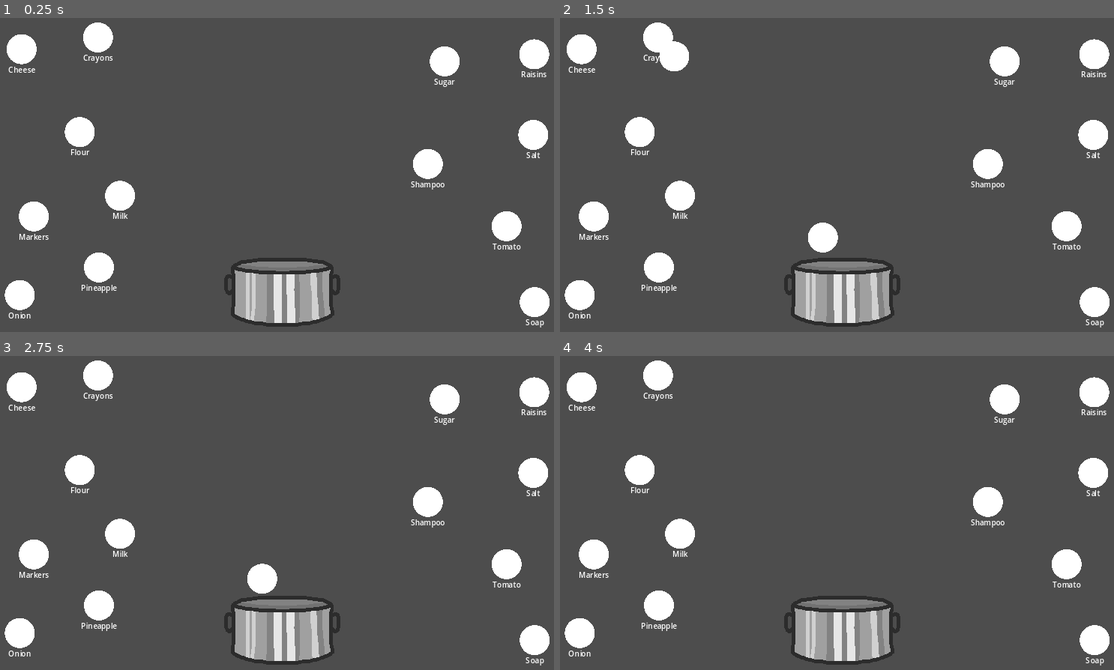
Above: before the commit, frames 1-4 (two rows, left to right).
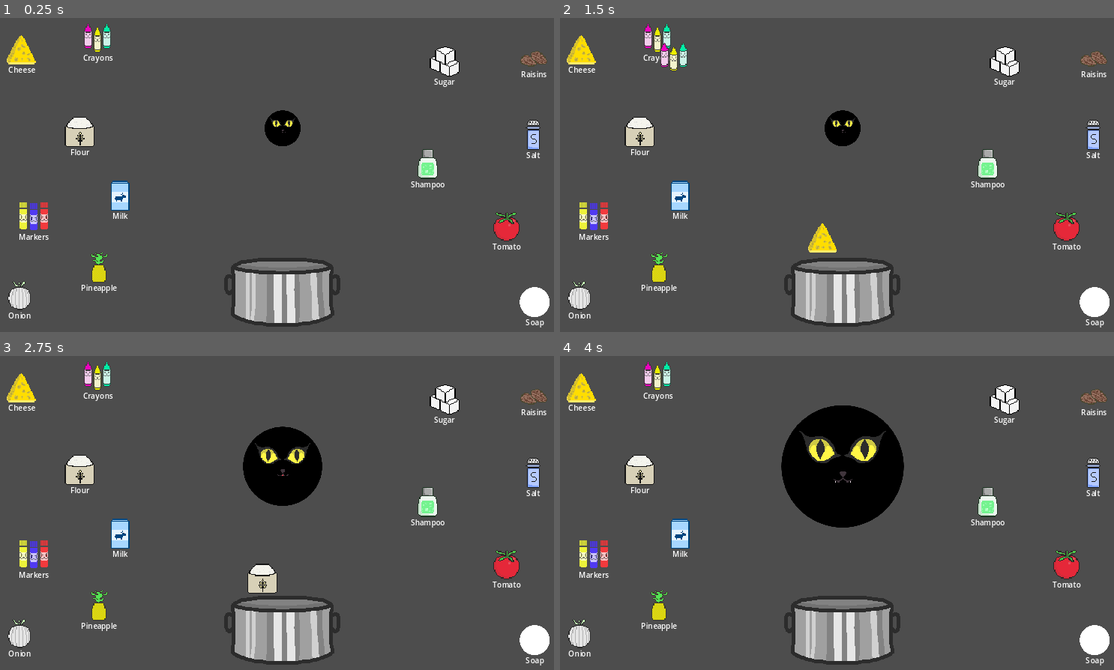
Above: after the commit, the same moments.

Repository: saangosu/Feed-The-Void
Game: Godot game, scene res://levels/main.tscn
Two runs of this game, one before a commit and one after it. Both use one fixed random seed, a clock stepped at 60 frames per second and the inputs below.
Inputs (mouse positions are in pixels of both pictures, inside the frame that each line leads up to):
- Up to frame 1 (0.25 s): no input
- Up to frame 2 (1.5 s): tap Enter at 0.5 s; move the mouse to (582, 52) at 0.52 s; click (582, 52) at 0.67 s; move the mouse to (659, 39) at 1.27 s; click (659, 39) at 1.42 s
- Up to frame 3 (2.75 s): move the mouse to (77, 475) at 2.02 s; click (77, 475) at 2.17 s
- Up to frame 4 (4 s): move the mouse to (593, 556) at 2.77 s; click (593, 556) at 2.92 s; tap Space at 3.5 s; move the mouse to (681, 538) at 3.52 s; click (681, 538) at 3.67 s

The runs differ from the first frame. In frame 1, 5.3% of the frame differs, in the area x 0-100%, y 1-94%; in frame 2, 6.1%; in frame 3, 8.0%; in frame 4, 11%.

Commit message:
a lot of stuff

Diff:
--- a/entities/void_creature.gd
+++ b/entities/void_creature.gd
@@ -5,6 +5,8 @@
 
 var sizePercentage := 1.0
 var animationRate := 1.0
+var food_value := 0
+var has_won = false
 
 func _ready():
 	minSize = scale.y
@@ -20,18 +22,46 @@
 	$MlemTimer.wait_time = randi() % 25 + 10
 	$MlemTimer.start()
 
+
+func _process(delta):
+	if CustomGlobal.isCooking:
+		CustomGlobal.isCooking = false
+		food_value = CustomGlobal.ingredients_value
+		$Mouth.play("Nom")
+		$EatingTimer.start()
+
+
 func _physics_process(delta):
-	if scale.y < maxSize:
-		scale += Vector2(.001, .001)
-		sizePercentage = scale.y * 100 / maxSize
+	if !CustomGlobal.has_won:
+		if food_value > 0:
+			if scale.y < maxSize:
+				scale += Vector2(.002, .002) * 50
+				food_value -= 0.2
+				sizePercentage = scale.y * 100 / maxSize
+			else:
+				CustomGlobal.has_won = true
+			animationRate = 1.1 - (sizePercentage/125)
+		if food_value < 0:
+			if food_value+0.2 >=0:
+				food_value = 0
+			elif scale.y > minSize:
+				scale -= Vector2(.002, .002)
+				food_value += 0.2
+				sizePercentage = scale.y * 100 / maxSize
+			else:
+				scale = Vector2(minSize, minSize)
+	elif !has_won:
+		has_won = true
+		print("User won!")
 	else:
-		scale = Vector2(maxSize, maxSize)
-	animationRate = 1.1 - (sizePercentage/125)
+		scale += Vector2(.5, .5)
+
 
 func _on_blink_l_timer_timeout():
 	$EyeL.animation = "Blink"
 	$EyeL.speed_scale = animationRate
 	$EyeL.play()
+
 
 func _on_eye_l_animation_finished():
 	$EyeL.animation = "Idle"
@@ -41,10 +71,12 @@
 	$BlinkTimerL.wait_time += sizePercentage/50
 	$BlinkTimerL.start()
 
+
 func _on_blink_r_timer_timeout():
 	$EyeR.animation = "Blink"
 	$EyeR.speed_scale = animationRate
 	$EyeR.play()
+
 
 func _on_eye_r_animation_finished():
 	$EyeR.animation = "Idle"
@@ -54,10 +86,12 @@
 	$BlinkTimerR.wait_time += sizePercentage/50
 	$BlinkTimerR.start()
 
+
 func _on_mlem_timer_timeout():
-	$Mouth.animation = "Mlem"
-	$Mouth.speed_scale = animationRate
-	$Mouth.play()
+	if !$Mouth.is_playing():
+		$Mouth.speed_scale = animationRate
+		$Mouth.play("Mlem")
+
 
 func _on_mouth_animation_finished():
 	$Mouth.animation = "Idle"
@@ -66,3 +100,7 @@
 	$MlemTimer.wait_time = randi() % 20 + 10
 	$MlemTimer.wait_time += sizePercentage/50
 	$MlemTimer.start()
+
+
+func _on_eating_timer_timeout():
+	CustomGlobal.resetPot()
--- a/entities/void_creature.tscn
+++ b/entities/void_creature.tscn
@@ -181,10 +181,8 @@
 [node name="Mouth" type="AnimatedSprite2D" parent="."]
 position = Vector2(0, 12)
 sprite_frames = SubResource("SpriteFrames_66qt3")
-animation = &"Nom"
+animation = &"Mlem"
 autoplay = "Idle"
-frame = 18
-frame_progress = 1.0
 
 [node name="BlinkTimerL" type="Timer" parent="."]
 wait_time = 15.0
@@ -193,6 +191,10 @@
 wait_time = 15.0
 
 [node name="MlemTimer" type="Timer" parent="."]
+
+[node name="EatingTimer" type="Timer" parent="."]
+wait_time = 3.0
+one_shot = true
 
 [connection signal="animation_finished" from="EyeL" to="." method="_on_eye_l_animation_finished"]
 [connection signal="animation_finished" from="EyeR" to="." method="_on_eye_r_animation_finished"]
@@ -200,3 +202,4 @@
 [connection signal="timeout" from="BlinkTimerL" to="." method="_on_blink_l_timer_timeout"]
 [connection signal="timeout" from="BlinkTimerR" to="." method="_on_blink_r_timer_timeout"]
 [connection signal="timeout" from="MlemTimer" to="." method="_on_mlem_timer_timeout"]
+[connection signal="timeout" from="EatingTimer" to="." method="_on_eating_timer_timeout"]
--- a/items/ingredient/ingredient_base.gd
+++ b/items/ingredient/ingredient_base.gd
@@ -50,15 +50,16 @@
 func move_to_cooking_pot(delta: float):
 	if is_moving:
 		ingredient_moving.global_position = ingredient_moving.global_position.move_toward(ingredient_destination.global_position, delta*move_speed)
-		print(ingredient_moving.global_position)
 	if ingredient_moving != null && ingredient_moving.global_position == ingredient_destination.global_position:
 		is_moving = false
 		ingredient_moving.queue_free()
+		if CustomGlobal.ingredients_count >= CustomGlobal.ingredients_limit:
+			CustomGlobal.cook()
 
 
 # SIGNALS
 func _on_area_2d_input_event(viewport, event, shape_idx):
-	if ingredient_destination:
+	if ingredient_destination && !CustomGlobal.has_won:
 		if event is InputEventMouseButton && event.button_index == MOUSE_BUTTON_LEFT && event.pressed:
 			if !is_moving && CustomGlobal.ingredients_limit > CustomGlobal.ingredients_count:
 				set_ingredient_moving()
--- /dev/null
+++ b/levels/main.gd
@@ -0,0 +1,19 @@
+extends Node2D
+
+var opacity = 1
+
+func _ready():
+	CustomGlobal.resetEverything()
+
+
+func _process(delta):
+	if CustomGlobal.has_won:
+		if opacity > 0:
+			opacity -= 0.005
+			$IngredientsScatter.modulate.a = opacity
+			$CookingPot.modulate.a = opacity
+			$EndScreen.modulate.a = 1-opacity
+
+
+func _on_button_pressed():
+	get_tree().change_scene_to_file("res://levels/main.tscn")
--- a/levels/main.tscn
+++ b/levels/main.tscn
@@ -1,10 +1,28 @@
-[gd_scene load_steps=4 format=3 uid="uid://brvupwggv2yo2"]
+[gd_scene load_steps=18 format=3 uid="uid://brvupwggv2yo2"]
 
 [ext_resource type="Texture2D" uid="uid://libj43pd76n4" path="res://assets/sprites/cooking_pot/cooking_pot_front.png" id="1_0rvki"]
+[ext_resource type="Script" path="res://levels/main.gd" id="1_g4juv"]
 [ext_resource type="Texture2D" uid="uid://c5wq4qes88edg" path="res://assets/sprites/cooking_pot/cooking_pot_back.png" id="2_1rsht"]
 [ext_resource type="PackedScene" uid="uid://c0ubuu8ewrh" path="res://items/ingredient/ingredient_base.tscn" id="2_qn4pi"]
+[ext_resource type="PackedScene" uid="uid://dyarxgnmiw66q" path="res://entities/void_creature.tscn" id="4_2ifap"]
+[ext_resource type="Texture2D" uid="uid://b8v8kwsl4uaki" path="res://assets/art/chesse.png" id="5_dn3sj"]
+[ext_resource type="Texture2D" uid="uid://cbuxfpayj78qe" path="res://assets/art/crayons.png" id="6_4yaej"]
+[ext_resource type="Texture2D" uid="uid://d1j8tuaknp3br" path="res://assets/art/flour.png" id="7_1xi7n"]
+[ext_resource type="Texture2D" uid="uid://cfrg18lym76fg" path="res://assets/art/markers.png" id="8_0bkek"]
+[ext_resource type="Texture2D" uid="uid://ty6c03fvgsgm" path="res://assets/art/milk.png" id="9_33rgq"]
+[ext_resource type="Texture2D" uid="uid://btv0dwiag0ymr" path="res://assets/art/pineaple.png" id="10_7rmom"]
+[ext_resource type="Texture2D" uid="uid://cwgnt1x4iv6ye" path="res://assets/art/onion.png" id="10_r2aq0"]
+[ext_resource type="Texture2D" uid="uid://d4dp3tyatra30" path="res://assets/art/raisins.png" id="11_qtp3a"]
+[ext_resource type="Texture2D" uid="uid://bxbwcjyirmt5v" path="res://assets/art/salt.png" id="12_l34cn"]
+[ext_resource type="Texture2D" uid="uid://daoh4cxvs02vs" path="res://assets/art/shampoo.png" id="13_ij7kq"]
+[ext_resource type="Texture2D" uid="uid://bn2618hkva50j" path="res://assets/art/sugar.png" id="14_sdulf"]
+[ext_resource type="Texture2D" uid="uid://cwxcxaj5vvvrn" path="res://assets/art/tomato.png" id="15_flo7c"]
 
 [node name="Main" type="Node2D"]
+script = ExtResource("1_g4juv")
+
+[node name="VoidCreature" parent="." instance=ExtResource("4_2ifap")]
+position = Vector2(640, 258)
 
 [node name="CookingPot" type="Node2D" parent="."]
 position = Vector2(640, 601)
@@ -22,81 +40,80 @@
 
 [node name="Cheese" parent="IngredientsScatter" node_paths=PackedStringArray("ingredient_destination") instance=ExtResource("2_qn4pi")]
 position = Vector2(83, 89)
+image = ExtResource("5_dn3sj")
 label = "Cheese"
 ingredient_destination = NodePath("../../CookingPot/IngredientsDestination")
-move_speed = null
 ingredient_multiplier = 1.6
 ingredient_value = 6.0
 
 [node name="Crayons" parent="IngredientsScatter" node_paths=PackedStringArray("ingredient_destination") instance=ExtResource("2_qn4pi")]
 position = Vector2(246, 64)
+image = ExtResource("6_4yaej")
 label = "Crayons"
 ingredient_destination = NodePath("../../CookingPot/IngredientsDestination")
-move_speed = null
 ingredient_multiplier = 0.9
 ingredient_value = -10.0
 
 [node name="Flour" parent="IngredientsScatter" node_paths=PackedStringArray("ingredient_destination") instance=ExtResource("2_qn4pi")]
 position = Vector2(207, 266)
+image = ExtResource("7_1xi7n")
 label = "Flour"
 ingredient_destination = NodePath("../../CookingPot/IngredientsDestination")
-move_speed = null
 ingredient_multiplier = 1.5
 ingredient_value = 4.0
 
 [node name="Markers" parent="IngredientsScatter" node_paths=PackedStringArray("ingredient_destination") instance=ExtResource("2_qn4pi")]
 position = Vector2(109, 446)
+image = ExtResource("8_0bkek")
 label = "Markers"
 ingredient_destination = NodePath("../../CookingPot/IngredientsDestination")
-move_speed = null
 ingredient_multiplier = 0.8
 ingredient_value = -15.0
 
 [node name="Milk" parent="IngredientsScatter" node_paths=PackedStringArray("ingredient_destination") instance=ExtResource("2_qn4pi")]
 position = Vector2(293, 402)
+image = ExtResource("9_33rgq")
 label = "Milk"
 ingredient_destination = NodePath("../../CookingPot/IngredientsDestination")
-move_speed = null
 ingredient_multiplier = 1.4
 ingredient_value = 2.0
 
 [node name="Onion" parent="IngredientsScatter" node_paths=PackedStringArray("ingredient_destination") instance=ExtResource("2_qn4pi")]
 position = Vector2(79, 614)
+image = ExtResource("10_r2aq0")
 label = "Onion"
 ingredient_destination = NodePath("../../CookingPot/IngredientsDestination")
-move_speed = null
 ingredient_multiplier = 1.2
 ingredient_value = 3.0
 
 [node name="Pineapple" parent="IngredientsScatter" node_paths=PackedStringArray("ingredient_destination") instance=ExtResource("2_qn4pi")]
 position = Vector2(248, 555)
+image = ExtResource("10_7rmom")
 label = "Pineapple"
 ingredient_destination = NodePath("../../CookingPot/IngredientsDestination")
-move_speed = null
 ingredient_multiplier = 3.0
 ingredient_value = 6.0
 
 [node name="Raisins" parent="IngredientsScatter" node_paths=PackedStringArray("ingredient_destination") instance=ExtResource("2_qn4pi")]
 position = Vector2(1177, 100)
+image = ExtResource("11_qtp3a")
 label = "Raisins"
 ingredient_destination = NodePath("../../CookingPot/IngredientsDestination")
-move_speed = null
 ingredient_multiplier = 2.0
 ingredient_value = 5.0
 
 [node name="Salt" parent="IngredientsScatter" node_paths=PackedStringArray("ingredient_destination") instance=ExtResource("2_qn4pi")]
 position = Vector2(1175, 272)
+image = ExtResource("12_l34cn")
 label = "Salt"
 ingredient_destination = NodePath("../../CookingPot/IngredientsDestination")
-move_speed = null
 ingredient_multiplier = 1.5
-ingredient_value = null
 
 [node name="Shampoo" parent="IngredientsScatter" node_paths=PackedStringArray("ingredient_destination") instance=ExtResource("2_qn4pi")]
 position = Vector2(950, 334)
+image = ExtResource("13_ij7kq")
 label = "Shampoo"
 ingredient_destination = NodePath("../../CookingPot/IngredientsDestination")
-move_speed = null
 ingredient_multiplier = 0.5
 ingredient_value = -50.0
 
@@ -104,22 +121,52 @@
 position = Vector2(1178, 629)
 label = "Soap"
 ingredient_destination = NodePath("../../CookingPot/IngredientsDestination")
-move_speed = null
 ingredient_multiplier = 0.75
 ingredient_value = -20.0
 
 [node name="Sugar" parent="IngredientsScatter" node_paths=PackedStringArray("ingredient_destination") instance=ExtResource("2_qn4pi")]
 position = Vector2(986, 115)
+image = ExtResource("14_sdulf")
 label = "Sugar"
 ingredient_destination = NodePath("../../CookingPot/IngredientsDestination")
-move_speed = null
 ingredient_multiplier = 1.5
 ingredient_value = 1.5
 
 [node name="Tomato" parent="IngredientsScatter" node_paths=PackedStringArray("ingredient_destination") instance=ExtResource("2_qn4pi")]
 position = Vector2(1118, 467)
+image = ExtResource("15_flo7c")
 label = "Tomato"
 ingredient_destination = NodePath("../../CookingPot/IngredientsDestination")
-move_speed = null
-ingredient_multiplier = null
 ingredient_value = 5.0
+
+[node name="EndScreen" type="Control" parent="."]
+modulate = Color(1, 1, 1, 0)
+layout_mode = 3
+anchors_preset = 0
+offset_right = 40.0
+offset_bottom = 40.0
+
+[node name="Label" type="Label" parent="EndScreen"]
+layout_mode = 0
+offset_left = -1.0
+offset_top = 297.0
+offset_right = 1281.0
+offset_bottom = 476.0
+text = "Congratulations! You have grown the void enough for it to grow on it's own! Now it'll devour everything! :D
+Thank you for playing <3
+
+Feed The Void by Silly Creatures Studio
+saangoosu
+FeedTheMEe
+AstroLazuli"
+horizontal_alignment = 1
+
+[node name="Button" type="Button" parent="EndScreen"]
+layout_mode = 0
+offset_left = 592.0
+offset_top = 524.0
+offset_right = 686.0
+offset_bottom = 555.0
+text = "Play again?"
+
+[connection signal="pressed" from="EndScreen/Button" to="." method="_on_button_pressed"]
--- a/scripts/custom_global.gd
+++ b/scripts/custom_global.gd
@@ -1,4 +1,7 @@
 class_name CustomGlobal
+
+# COOKING
+static var isCooking = false
 
 # INGREDIENTS
 static var ingredients_limit = 3
@@ -6,6 +9,8 @@
 static var ingredients_last_used: Array[String] = []
 static var ingredients_value = 0
 
+# STATS
+static var has_won = false
 
 static func add_ingredient(ingredient_name: String, value: float, modifier: float):
 	if ingredients_count >= ingredients_limit:
@@ -19,13 +24,26 @@
 	ingredients_last_used.push_front(ingredient_name)
 
 	var occurences = get_number_of_duplicates(ingredients_last_used, ingredient_name) - 1
-	value = (value - ((value*occurences)/4)) * modifier
+	value = (value - ((value*occurences)/3)) * modifier
 	ingredients_value += value
+
+
+static func cook():
+	isCooking = true
 
 
 static func resetPot():
 	ingredients_count = 0
 	ingredients_value = 0
+
+
+static func resetEverything():
+	isCooking = false
+	ingredients_limit = 3
+	ingredients_count = 0
+	ingredients_last_used = []
+	ingredients_value = 0
+	has_won = false
 
 
 static func get_number_of_duplicates(array: Array[String], item: String) -> int:
Renamed: assets/art/onnion.png -> assets/art/onion.png
Not shown, changed: assets/art/onion.png.import
Renamed: assets/art/Pineaple.png -> assets/art/pineaple.png
Not shown, changed: assets/art/pineaple.png.import
Renamed: assets/art/Tomato.png -> assets/art/tomato.png
Not shown, changed: assets/art/tomato.png.import
